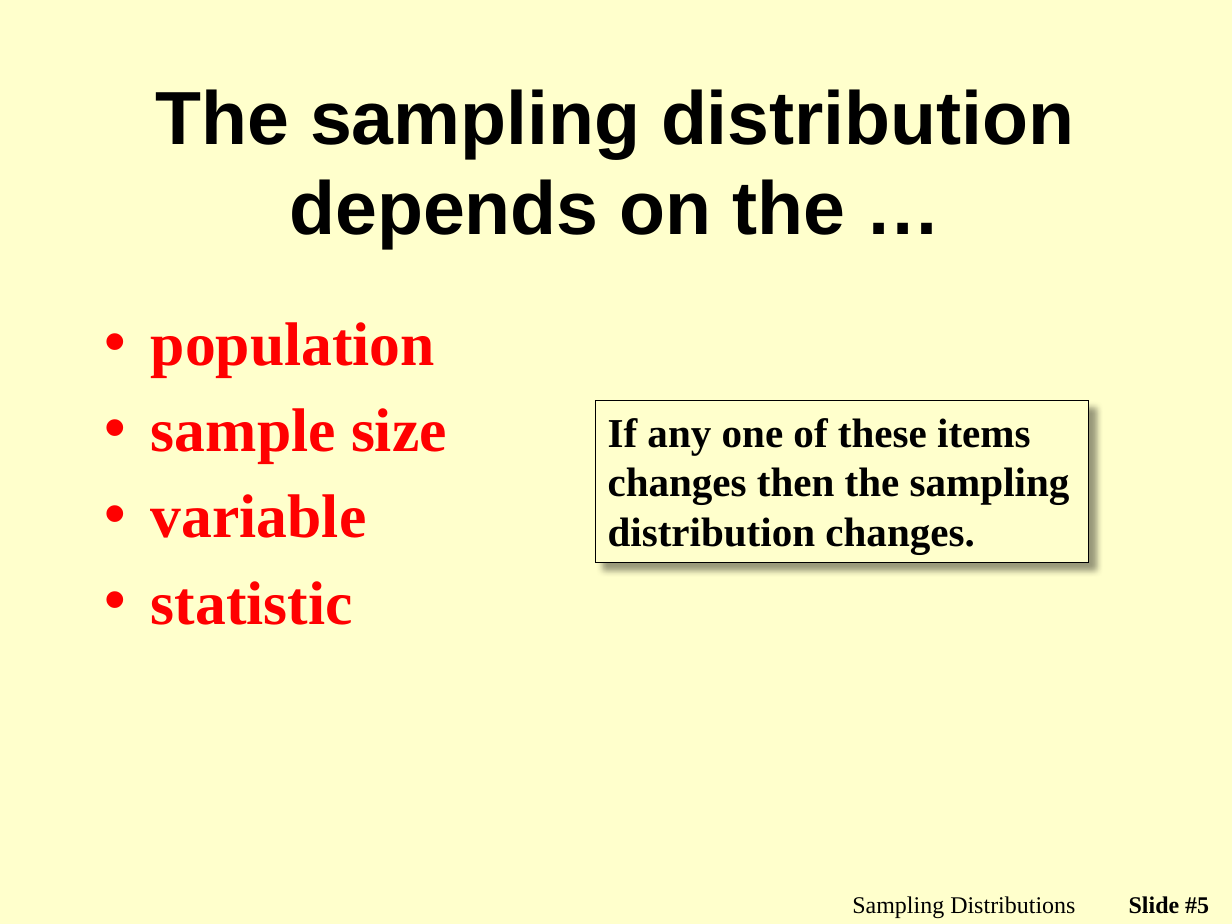
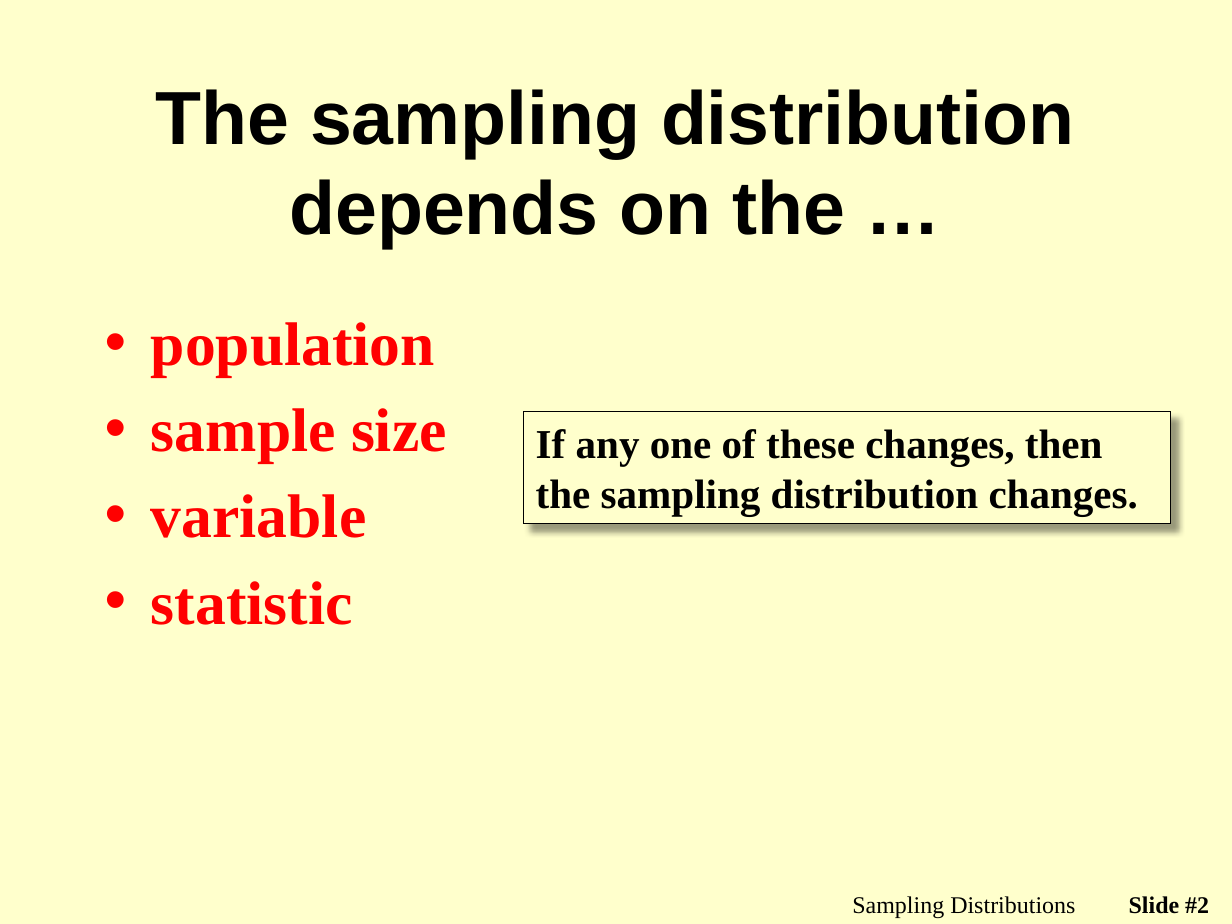
Before and after one commit to droglenc/NCMTH107, a slide deck: slide 2 of modules/Sampling_Distributions/PPT.pptx (slide 5 before the commit). Drawn at 1232x924 pixels with LibreOffice and Linux fonts; fonts in the diff are those of the drawing; background and template pictures are left out. Boxes give left, top, right and bottom in pixels: in the first picture for what was removed or moved away, otherwise in the second. Text is boxed around its words. In the diff, an @@ line names an element or a change of style, - is before the commit and + after.

Commit message:
Updated sampling distrib module

```diff
--- a/modules/Sampling_Distributions/PPT.pptx
+++ b/modules/Sampling_Distributions/PPT.pptx
@@ rectangle "If any one of these ...": place and size @@
-rectangle "If any one of these ..." at (595,400,1088,562)
+rectangle "If any one of these ..." at (524,411,1170,524)
@@ text in rectangle at (536,429,1138,515): text changed @@
-If any one of these items changes then the sampling distribution changes.
+If any one of these changes, then the sampling distribution changes.
@@ page number at (1129,896,1209,914): text changed @@
-Slide #5
+Slide #2
```
Also in this commit, not shown: 3 other slides changed, 1 slide added, 14 slides removed, 4 other files.
